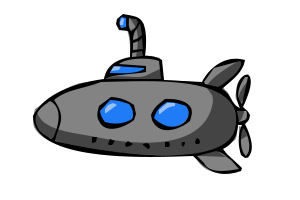
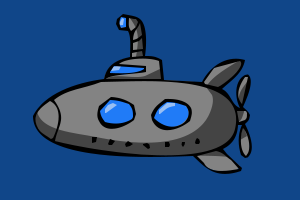
The second 300px x 200px image is a revision of the first. Changes to its layers:
painted on "Color Fill 3" over [34, 82, 248, 157]
painted on "Color Fill 2" over [33, 15, 251, 174]
showed "Layer 1", painted on it over [0, 0, 300, 200]
